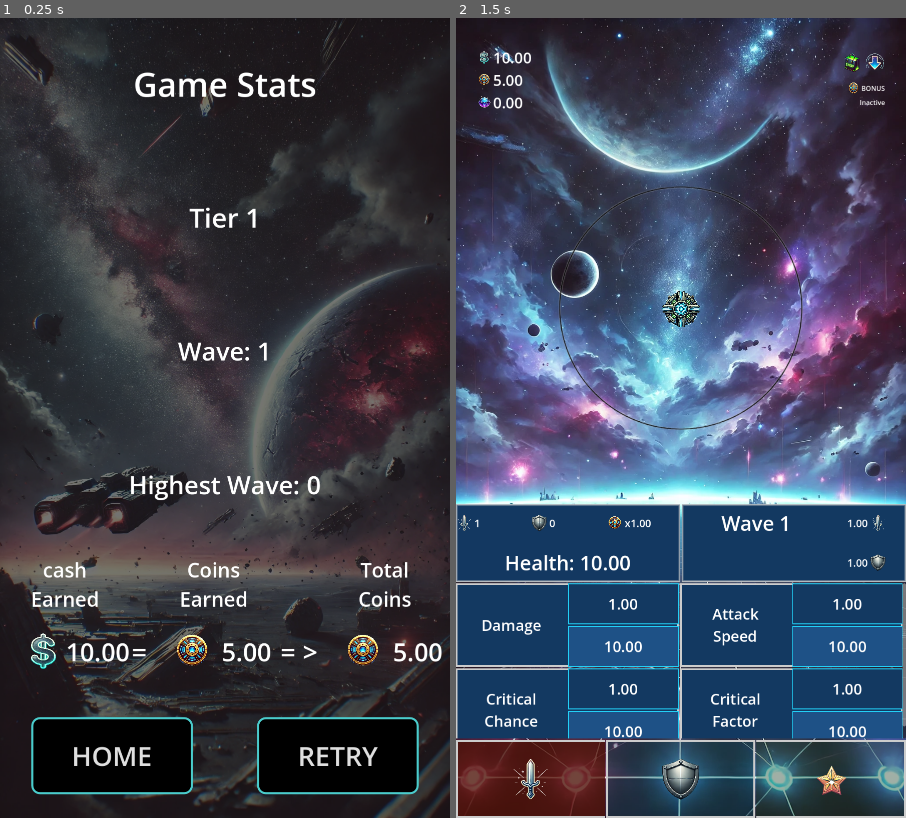
Above: before the commit, frames 1-2 (left to right).
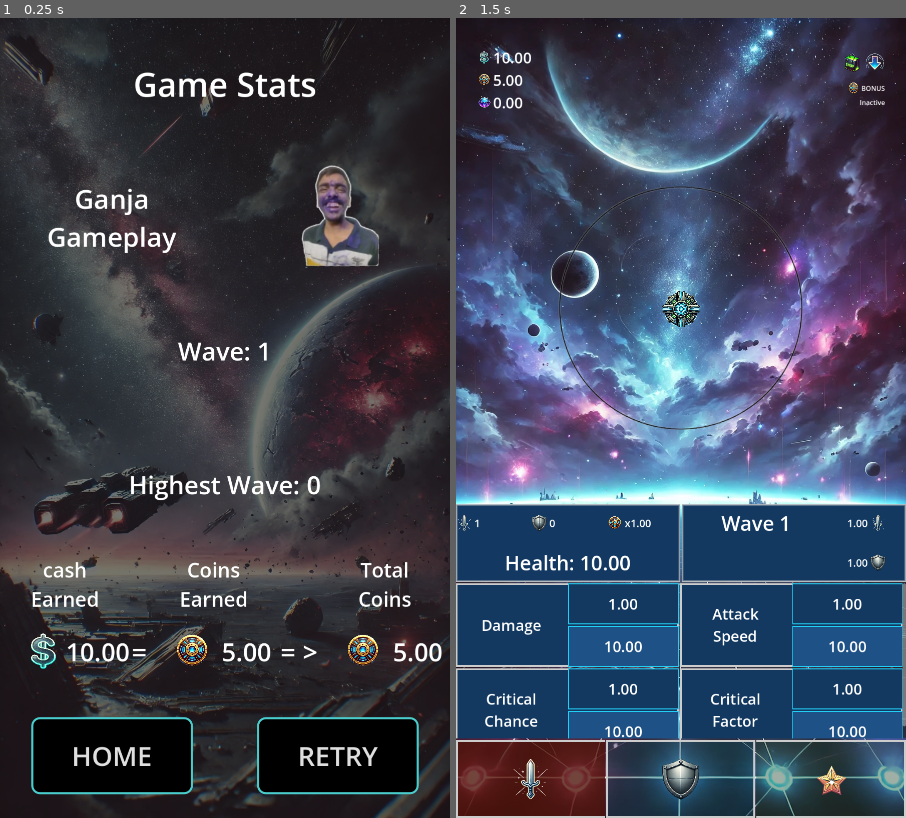
Above: after the commit, the same moments.

Repository: ascyrax/circle-defence
Game: Godot game, scene res://game_over.tscn
Two runs of this game, one before a commit and one after it. Both use one fixed random seed, a clock stepped at 60 frames per second and the inputs below. This scene is started directly instead of the project's main scene.
Inputs (mouse positions are in pixels of both pictures, inside the frame that each line leads up to):
- Up to frame 1 (0.25 s): no input
- Up to frame 2 (1.5 s): click "RETRY" at 0.5 s; tap Enter at 1.25 s; move the mouse to (780, 378) at 1.27 s; click (780, 378) at 1.42 s

The runs differ from the first frame. In frame 1, 2.0% of the frame differs, in the area x 10-85%, y 18-32%; in frame 2, nothing differs.

Commit message:
homepage highestWave bug. mobile focus out file save bug

Diff:
--- a/game_over.tscn
+++ b/game_over.tscn
@@ -1,12 +1,16 @@
-[gd_scene load_steps=7 format=3 uid="uid://kp11noae6q73"]
+[gd_scene load_steps=9 format=3 uid="uid://kp11noae6q73"]
 
 [ext_resource type="Texture2D" uid="uid://dox5so2yqrrpt" path="res://art/gameOver/gameOverPortrait.webp" id="1_1qavd"]
 [ext_resource type="Texture2D" uid="uid://bf3bmtbitcmnt" path="res://art/dollarNoBg.png" id="1_ogoo6"]
 [ext_resource type="Script" path="res://game_over.gd" id="1_x4875"]
 [ext_resource type="Texture2D" uid="uid://cd5bmn2s013cr" path="res://art/coinNoBg.png" id="2_2acl3"]
+[ext_resource type="Texture2D" uid="uid://baxlsvkx360ox" path="res://art/gameOver/ganjaNoBg.png" id="3_l2j8o"]
 
 [sub_resource type="StyleBoxTexture" id="StyleBoxTexture_ni32s"]
 texture = ExtResource("1_1qavd")
+
+[sub_resource type="StyleBoxTexture" id="StyleBoxTexture_qj6f2"]
+texture = ExtResource("3_l2j8o")
 
 [sub_resource type="StyleBoxFlat" id="StyleBoxFlat_8upq2"]
 bg_color = Color(0, 0, 0, 1)
@@ -62,13 +66,27 @@
 horizontal_alignment = 1
 vertical_alignment = 1
 
-[node name="Difficulty" type="Label" parent="Panel/Panel/VBoxContainer"]
-layout_mode = 2
-size_flags_vertical = 3
-theme_override_font_sizes/font_size = 64
-text = "Tier 1"
-horizontal_alignment = 1
-vertical_alignment = 1
+[node name="Difficulty" type="HBoxContainer" parent="Panel/Panel/VBoxContainer"]
+layout_mode = 2
+size_flags_vertical = 3
+
+[node name="Label" type="Label" parent="Panel/Panel/VBoxContainer/Difficulty"]
+layout_mode = 2
+size_flags_horizontal = 3
+size_flags_vertical = 3
+theme_override_font_sizes/font_size = 64
+text = "Ganja
+Gameplay
+"
+horizontal_alignment = 1
+vertical_alignment = 1
+
+[node name="Panel" type="Panel" parent="Panel/Panel/VBoxContainer/Difficulty"]
+custom_minimum_size = Vector2(250, 250)
+layout_mode = 2
+size_flags_horizontal = 6
+size_flags_vertical = 4
+theme_override_styles/panel = SubResource("StyleBoxTexture_qj6f2")
 
 [node name="Wave" type="Label" parent="Panel/Panel/VBoxContainer"]
 layout_mode = 2
--- a/global_data.gd
+++ b/global_data.gd
@@ -8,7 +8,7 @@
 	_load_game_data_from_file()
 
 func _notification(what: int) -> void:
-	if(what == NOTIFICATION_WM_GO_BACK_REQUEST || what == NOTIFICATION_WM_CLOSE_REQUEST):
+	if(what == NOTIFICATION_WM_GO_BACK_REQUEST || what == NOTIFICATION_WM_CLOSE_REQUEST || what == NOTIFICATION_WM_WINDOW_FOCUS_OUT):
 		_save_game_data_to_file()
 
 func _save_game_data_to_file():
@@ -253,6 +253,7 @@
 signal wave_enemies_killed
 signal wave_changed
 signal game_over
+signal highest_wave_reached
 
 signal enemy_values_updated
 
@@ -287,6 +288,7 @@
 	_highestWave = _initialHighestWave
 
 	coin_value_updated.emit(_coinValue)
+	highest_wave_reached.emit(_highestWave)
 
 
 func reset_game_play_values():
@@ -390,7 +392,10 @@
 
 func update_wave_number(value: float):
 	_waveNumber += value
-	_highestWave = max(_highestWave, _waveNumber)
+	if(_waveNumber > _highestWave):
+		_highestWave = max(_highestWave, _waveNumber)
+		_initialHighestWave = max(_initialHighestWave, _waveNumber)
+		highest_wave_reached.emit(_highestWave)
 
 	update_cash_value(get_cash_per_wave())
 	update_coin_value(get_coins_per_wave())
--- a/main.gd
+++ b/main.gd
@@ -10,6 +10,7 @@
 
 	# reset the gameplay specific values. e.g. wave1 begin cash values, health, etc.
 	GlobalData.reset_game_play_values()
+	GlobalData.highest_wave_reached.connect(_update_highest_wave_value)
 
 func _render_game_play_scene() -> void:
 	get_tree().change_scene_to_packed(_gamePlayScene)
@@ -17,6 +18,11 @@
 func _update_resources():
 	_update_coin_value(GlobalData.get_coin_value())
 	_update_gem_value(GlobalData.get_gem_value())
+	_update_highest_wave_value(GlobalData.get_highest_wave())
+
+func _update_highest_wave_value(value: float):
+	var _highestWaveLabel = $Panel/HomeScreen/CentrePanel/CentreNav/VBoxContainer/WaveSettingsPanel/WaveSettings/HighestWave as Label
+	_highestWaveLabel.text = "Highest Wave: " + str(value)
 
 func _update_coin_value(value: float):
 	var coinValue = $"Panel/HomeScreen/ResourcePanel/ResourceDisplay/Coin/CoinValue" as Label
Binary file added: art/gameOver/ganjaNoBg.png
Not shown, added: art/gameOver/ganjaNoBg.png.import
Not shown, changed: circle defense.apk
Not shown, changed: circle defense.apk.idsig
